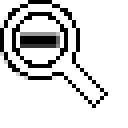
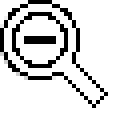
Layers edited between the first and the second 128x128 image:
painted on "Zoom out #1" over [20, 32, 60, 48]
